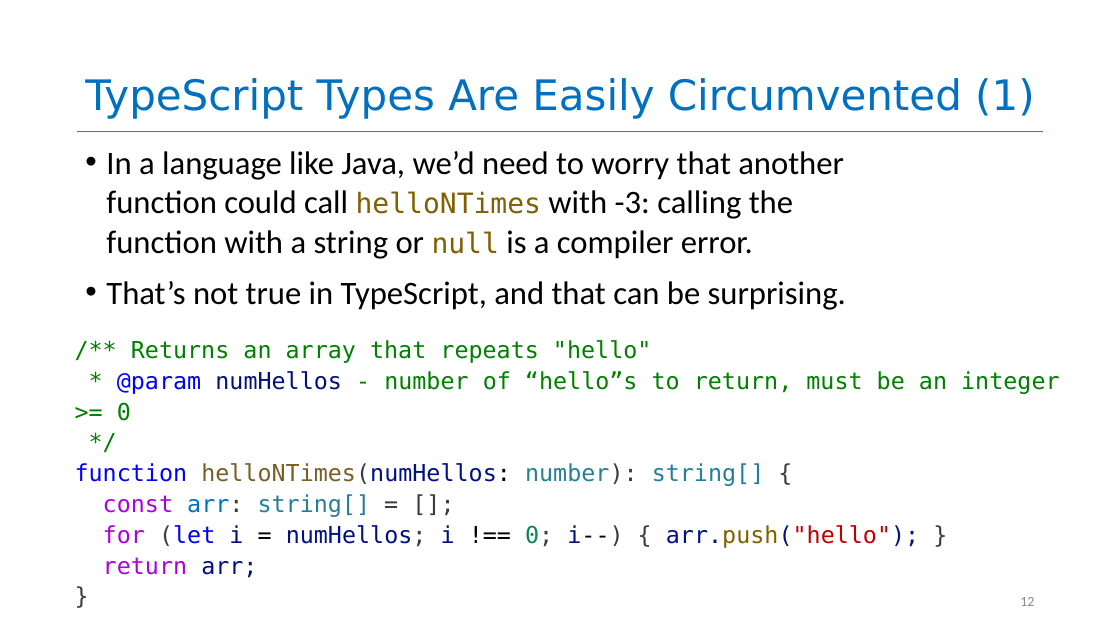
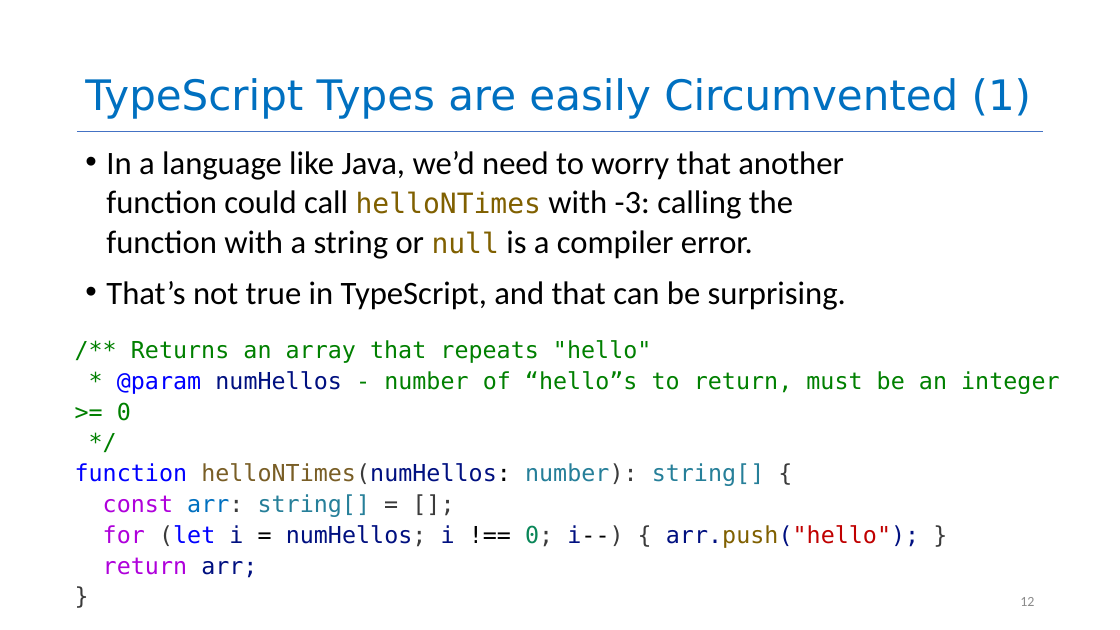
Before and after one commit to neu-se/CS4530-Fall-2026, a slide deck: slide 12 of Slides/Module 03 Unit Testing.pptx. Drawn at 1120x630 pixels with LibreOffice and Linux fonts; fonts in the diff are those of the drawing. Boxes give left, top, right and bottom in pixels: in the first picture for what was removed or moved away, otherwise in the second. Text is boxed around its words. In the diff, an @@ line names an element or a change of style, - is before the commit and + after.

```diff
--- a/Slides/Module 03 Unit Testing.pptx
+++ b/Slides/Module 03 Unit Testing.pptx
@@ title at bbox=[85, 78, 1031, 119]: text changed @@
-TypeScript Types Are Easily Circumvented (1)
+TypeScript Types are easily Circumvented (1)
```
Also in this commit, not shown: 7 other slides changed, 2 slides added, 1 slide removed, 1 other file.
